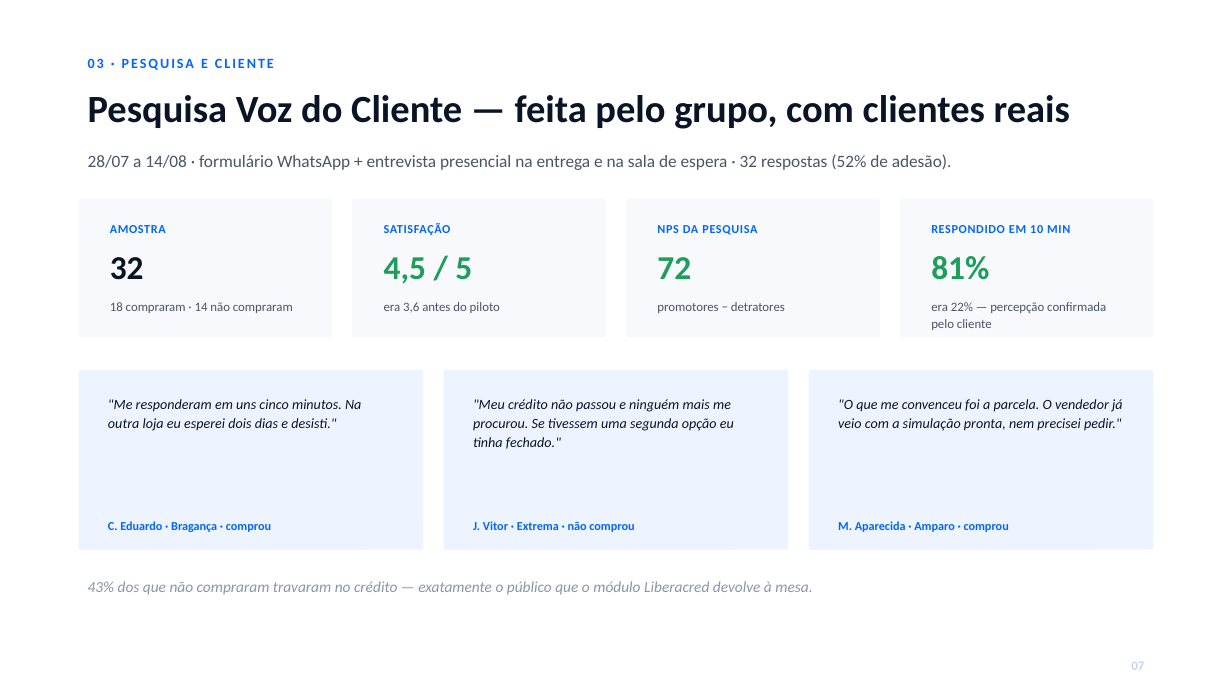
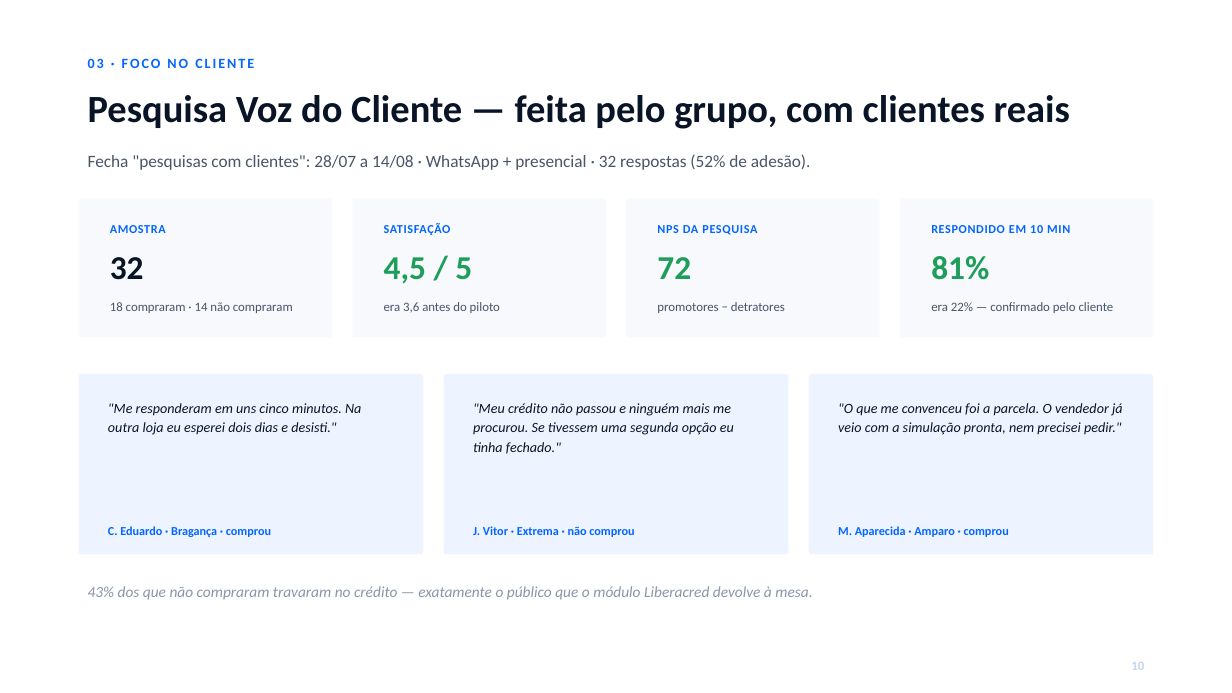
Before and after one commit to Caiquespkt0611/smart-dealer, a slide deck: slide 11 of _NOVAS MELHORIAS/DECK-BANCA-YAMAHAWAY.pptx (slide 8 before the commit). Drawn at 1232x693 pixels with LibreOffice and Linux fonts; fonts in the diff are those of the drawing. Boxes give left, top, right and bottom in pixels: in the first picture for what was removed or moved away, otherwise in the second. Text is boxed around its words. In the diff, an @@ line names an element or a change of style, - is before the commit and + after.

```diff
--- a/_NOVAS MELHORIAS/DECK-BANCA-YAMAHAWAY.pptx
+++ b/_NOVAS MELHORIAS/DECK-BANCA-YAMAHAWAY.pptx
@@ text at (x1=88, y1=58, x2=254, y2=68): text changed @@
-03 · PESQUISA E CLIENTE
+03 · FOCO NO CLIENTE
@@ text at (x1=88, y1=154, x2=811, y2=170): text changed @@
-28/07 a 14/08 · formulário WhatsApp + entrevista presencial na entrega e na sala de espera · 32 respostas (52% de adesão).
+Fecha "pesquisas com clientes": 28/07 a 14/08 · WhatsApp + presencial · 32 respostas (52% de adesão).
@@ text at (x1=931, y1=302, x2=1114, y2=313): text changed @@
-era 22% — percepção confirmada pelo cliente
+era 22% — confirmado pelo cliente
@@ 7 texts, 3 rounded rectangles moved together from (x1=79, y1=370, x2=1153, y2=595) to (x1=79, y1=374, x2=1153, y2=600) @@
@@ text at (x1=1131, y1=662, x2=1144, y2=670): text changed @@
-07
+10
```
Also in this commit, not shown: 16 other slides changed, 1 slide added, 3 slides removed, 3 other files.
